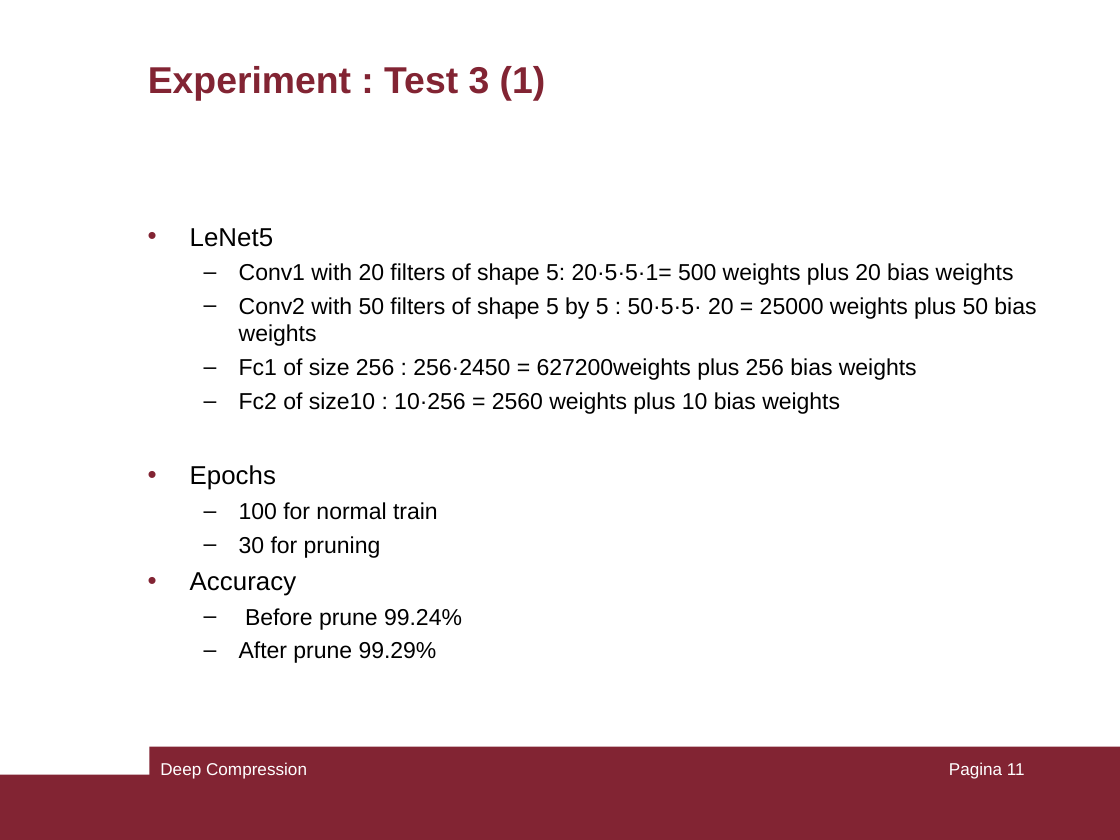
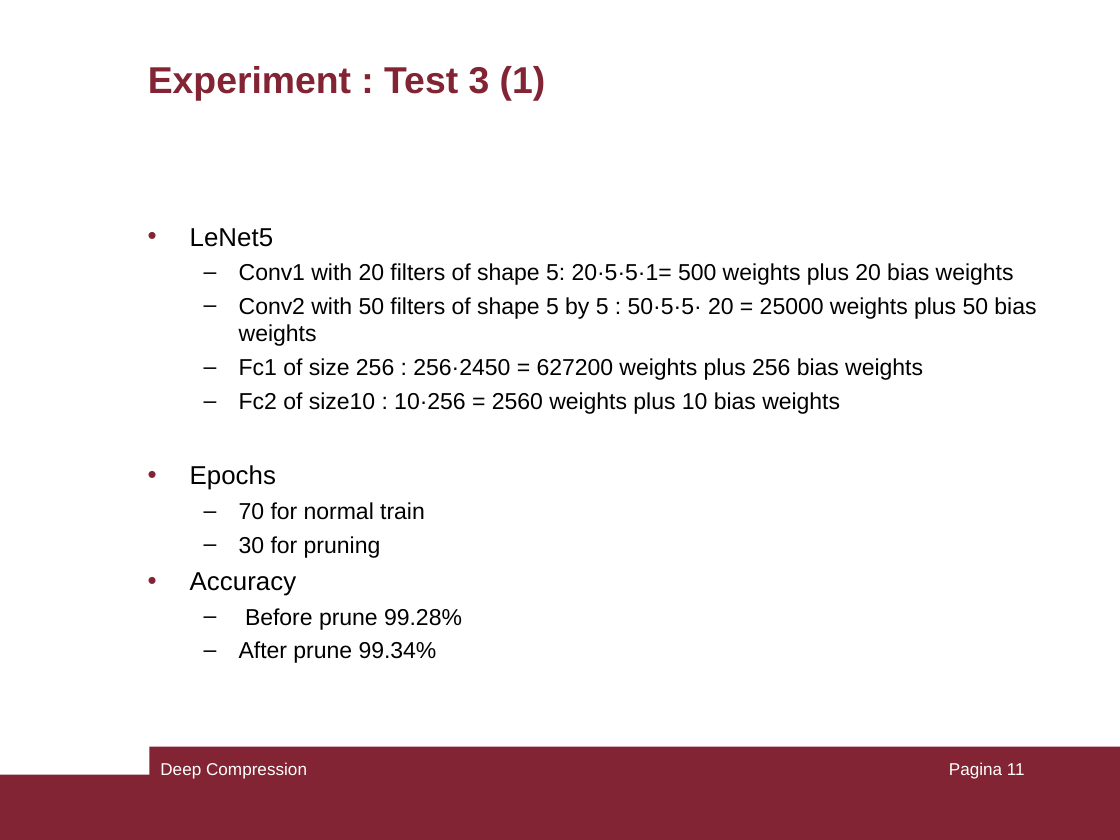
Before and after one commit to angelocatalani/neural-network-compression, a slide deck: slide 11 of nn-presentation.ppt. Drawn at 1120x840 pixels with LibreOffice and Linux fonts; fonts in the diff are those of the drawing. Boxes give left, top, right and bottom in pixels: in the first picture for what was removed or moved away, otherwise in the second. Text is boxed around its words. In the diff, an @@ line names an element or a change of style, - is before the commit and + after.

```diff
--- a/nn-presentation.ppt
+++ b/nn-presentation.ppt
@@ text at bbox=[239, 358, 923, 380]: spaces changed @@
-  – Fc1 of size 256 : 256·2450 = 627200weights plus 256 bias weights
+  – Fc1 of size 256 : 256·2450 = 627200 weights plus 256 bias weights
@@ text at bbox=[239, 502, 425, 520]: text changed @@
-  – 100 for normal train
+  – 70 for normal train
@@ text at bbox=[239, 608, 462, 663]: text changed @@
-  – Before prune 99.24%
-  – After prune 99.29%
+  – Before prune 99.28%
+  – After prune 99.34%
```
Also in this commit, not shown: 3 other slides changed, 11 other files.
